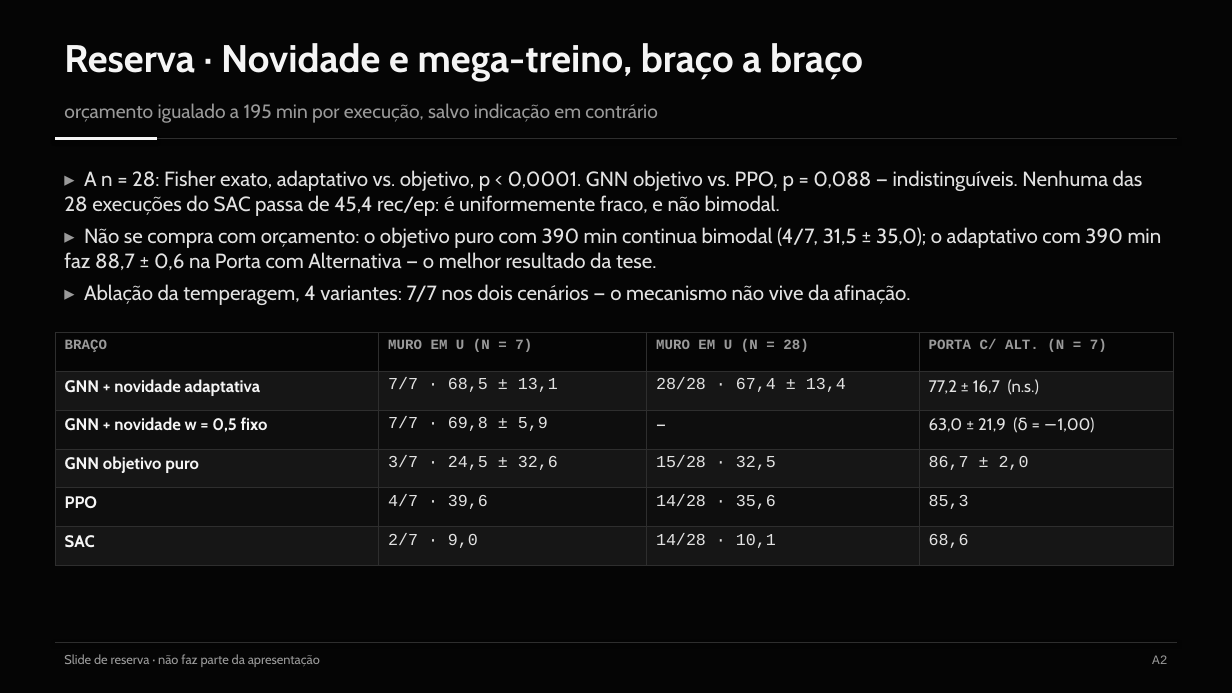
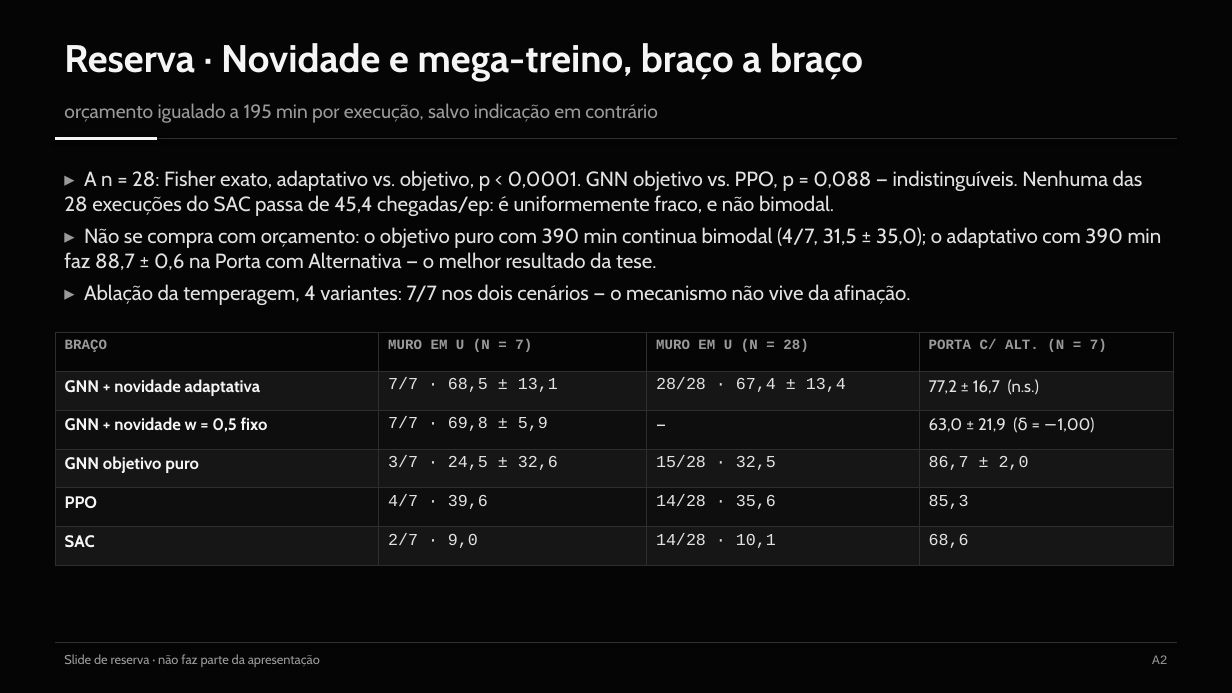
Before and after one commit to Pombo2001/swarm-robotics-tese, a slide deck: slide 22 of Defesa/slides_defesa.pptx (slide 21 before the commit). Drawn at 1232x693 pixels with LibreOffice and Linux fonts; fonts in the diff are those of the drawing. Boxes give left, top, right and bottom in pixels: in the first picture for what was removed or moved away, otherwise in the second. Text is boxed around its words. In the diff, an @@ line names an element or a change of style, - is before the commit and + after.

```diff
--- a/Defesa/slides_defesa.pptx
+++ b/Defesa/slides_defesa.pptx
@@ text at bbox=[64, 170, 1143, 216]: text changed @@
-▸ A n = 28: Fisher exato, adaptativo vs. objetivo, p < 0,0001. GNN objetivo vs. PPO, p = 0,088 — indistinguíveis. Nenhuma das 28 execuções do SAC passa de 45,4 rec/ep: é uniformemente fraco, e não bimodal.
+▸ A n = 28: Fisher exato, adaptativo vs. objetivo, p < 0,0001. GNN objetivo vs. PPO, p = 0,088 — indistinguíveis. Nenhuma das 28 execuções do SAC passa de 45,4 chegadas/ep: é uniformemente fraco, e não bimodal.
```
Also in this commit, not shown: 18 other slides changed, 1 slide added, 5 other files.
